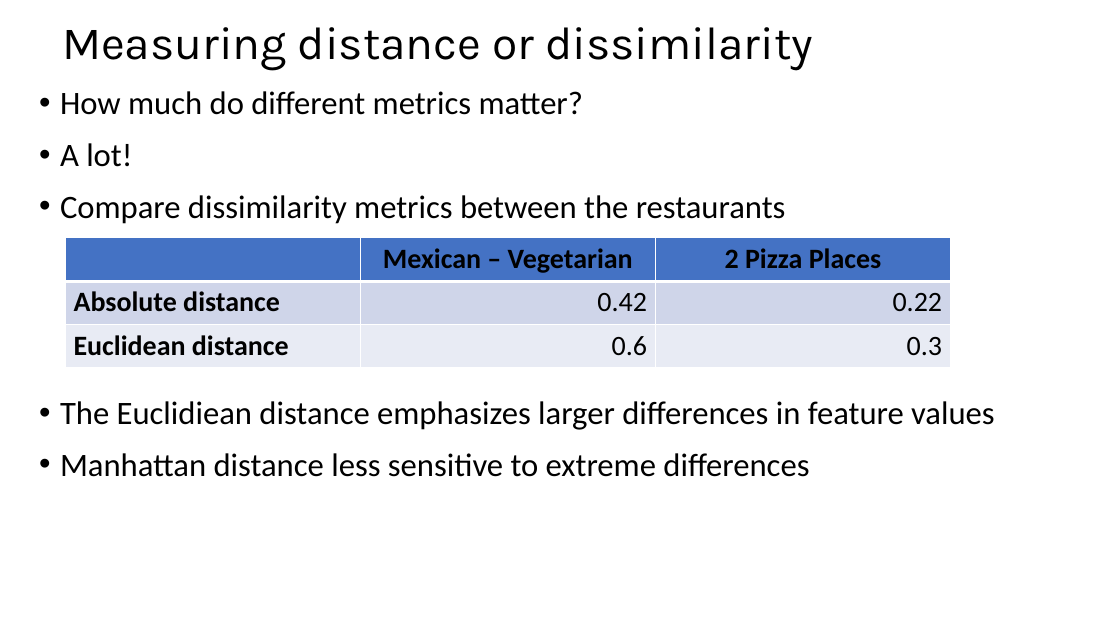
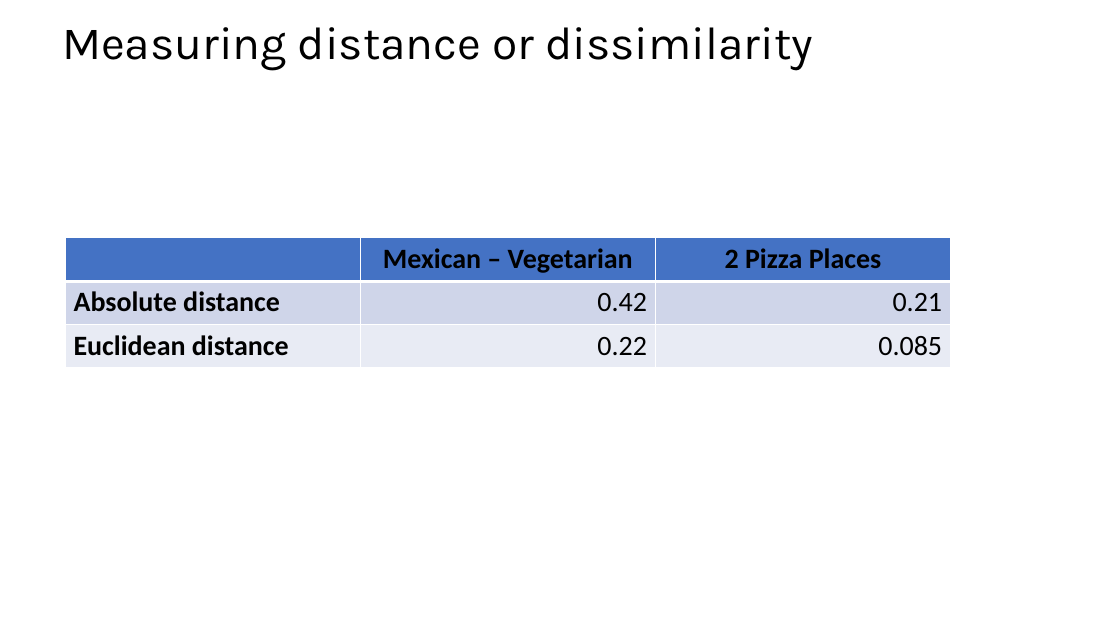
Before and after one commit to harelgabainew/school1, a slide deck: slide 30 of slides/4_DistanceAndSimilarityMeasures.pptx. Drawn at 1120x630 pixels with LibreOffice and Linux fonts; fonts in the diff are those of the drawing; grey boxes stand for pictures. Boxes give left, top, right and bottom in pixels: in the first picture for what was removed or moved away, otherwise in the second. Text is boxed around its words. In the diff, an @@ line names an element or a change of style, - is before the commit and + after.

```diff
--- a/slides/4_DistanceAndSimilarityMeasures.pptx
+++ b/slides/4_DistanceAndSimilarityMeasures.pptx
@@ text removed at bbox=[60, 91, 995, 477] @@
-• How much do different metrics matter?
-• A lot!
-• Compare dissimilarity metrics between the restaurants
-• The Euclidiean distance emphasizes larger differences in feature values
-• Manhattan distance less sensitive to extreme differences
@@ table at bbox=[66, 238, 950, 368] @@
-row 2, column 3: 0.22
+row 2, column 3: 0.21
-row 3, column 2: 0.6
+row 3, column 2: 0.22
-row 3, column 3: 0.3
+row 3, column 3: 0.085
```
Also in this commit, not shown: 7 other slides changed.
